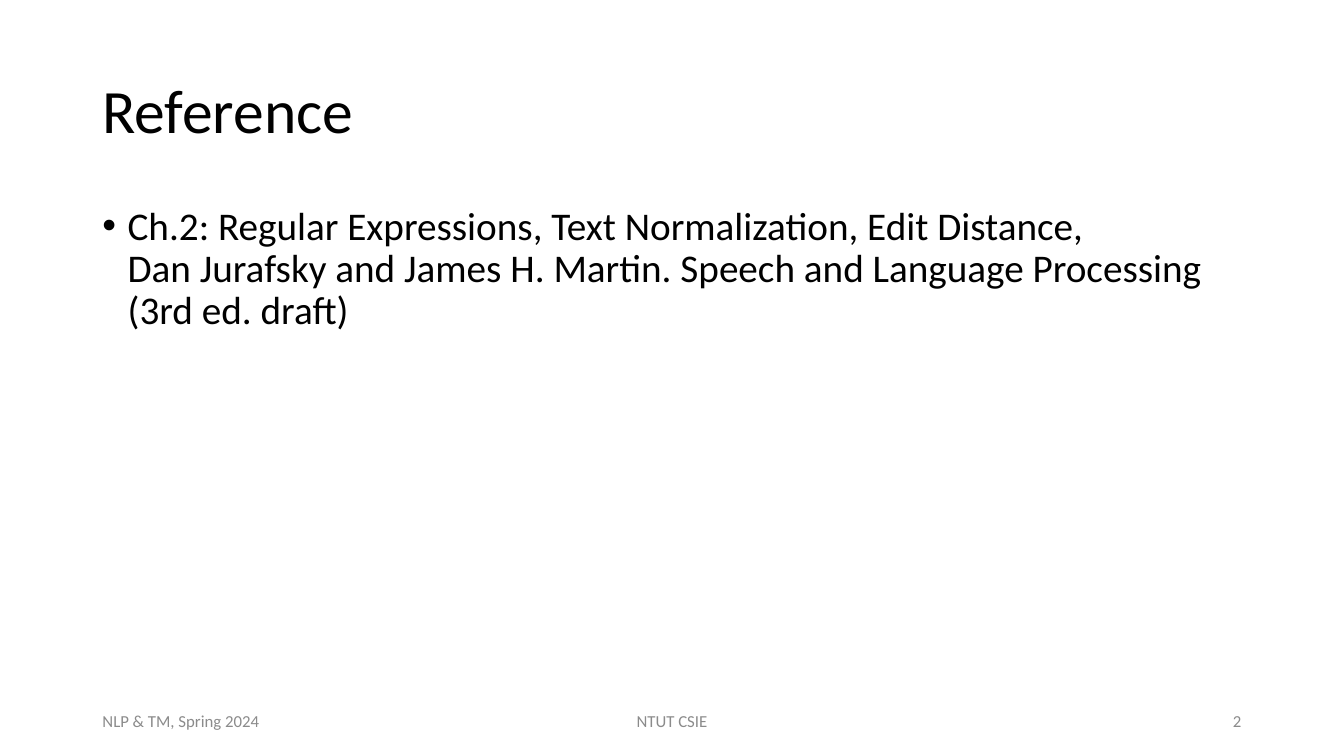
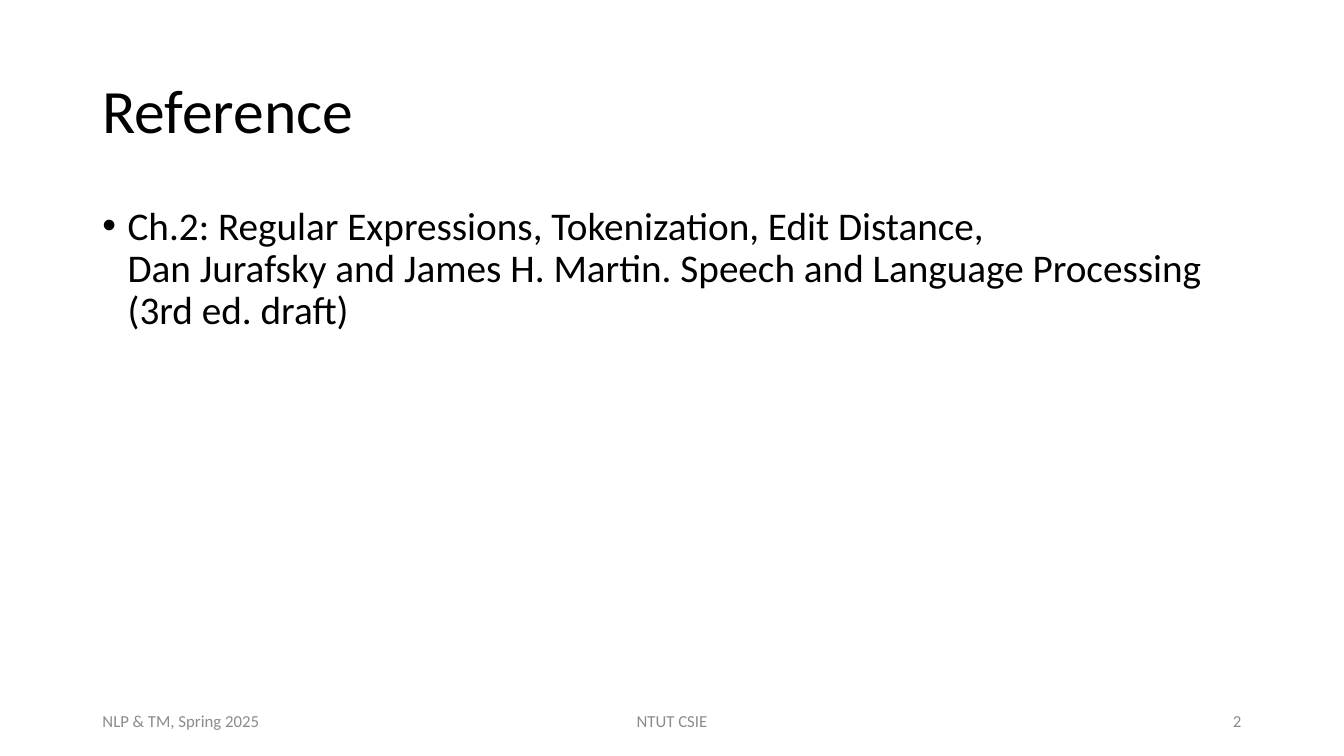
Before and after one commit to chriswjh/chriswjh.github.io, a slide deck: slide 2 of NLP_TM/02-TextProcessing.pptx. Drawn at 1344x756 pixels with LibreOffice and Linux fonts; fonts in the diff are those of the drawing. Boxes give left, top, right and bottom in pixels: in the first picture for what was removed or moved away, otherwise in the second. Text is boxed around its words. In the diff, an @@ line names an element or a change of style, - is before the commit and + after.

```diff
--- a/NLP_TM/02-TextProcessing.pptx
+++ b/NLP_TM/02-TextProcessing.pptx
@@ text at (128,212,1201,330): text changed @@
-• Ch.2: Regular Expressions, Text Normalization, Edit Distance,
-  Dan Jurafsky and James H. Martin. Speech and Language Processing (3rd ed. draft)
+• Ch.2: Regular Expressions, Tokenization, Edit Distance,
+  Dan Jurafsky and James H. Martin. Speech and Language Processing (3rd ed. draft)
@@ text at (102,715,259,730): text changed @@
-NLP & TM, Spring 2024
+NLP & TM, Spring 2025
```
Also in this commit, not shown: 71 other slides changed, 2 other files.
